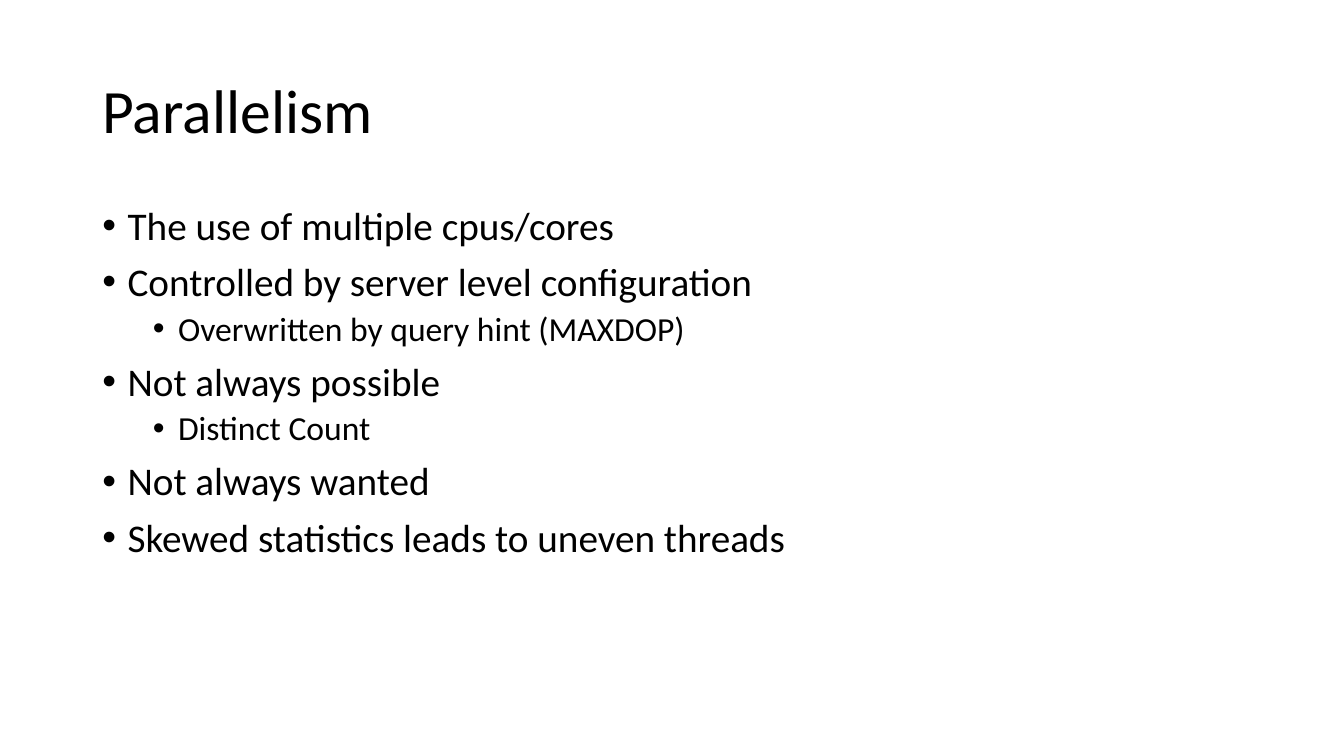
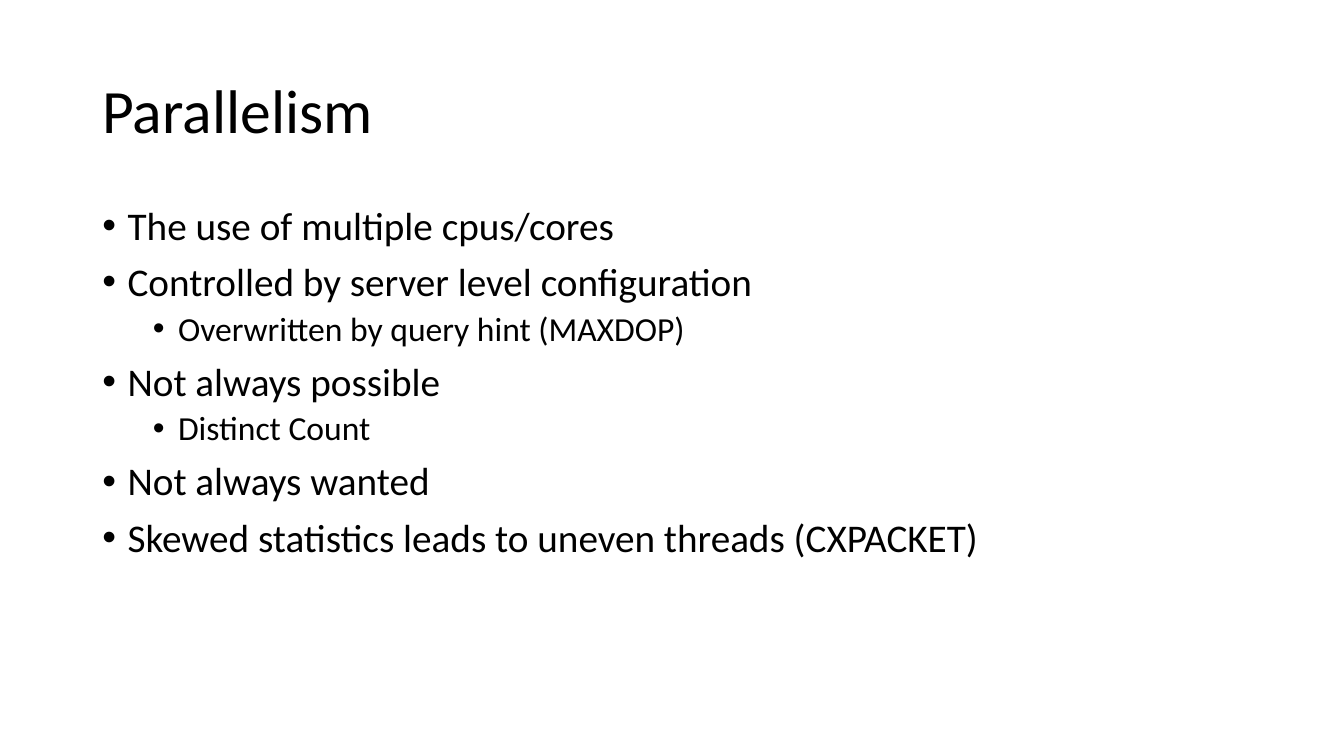
Before and after one commit to sabinio/SQLTraining, a slide deck: slide 9 of Slides/2. Query Execution.pptx. Drawn at 1344x756 pixels with LibreOffice and Linux fonts; fonts in the diff are those of the drawing. Boxes give left, top, right and bottom in pixels: in the first picture for what was removed or moved away, otherwise in the second. Text is boxed around its words. In the diff, an @@ line names an element or a change of style, - is before the commit and + after.

```diff
--- a/Slides/2. Query Execution.pptx
+++ b/Slides/2. Query Execution.pptx
@@ text at bbox=[128, 523, 978, 558]: text changed @@
-• Skewed statistics leads to uneven threads
+• Skewed statistics leads to uneven threads (CXPACKET)
```
Also in this commit, not shown: 2 other slides changed, 1 slide added.
